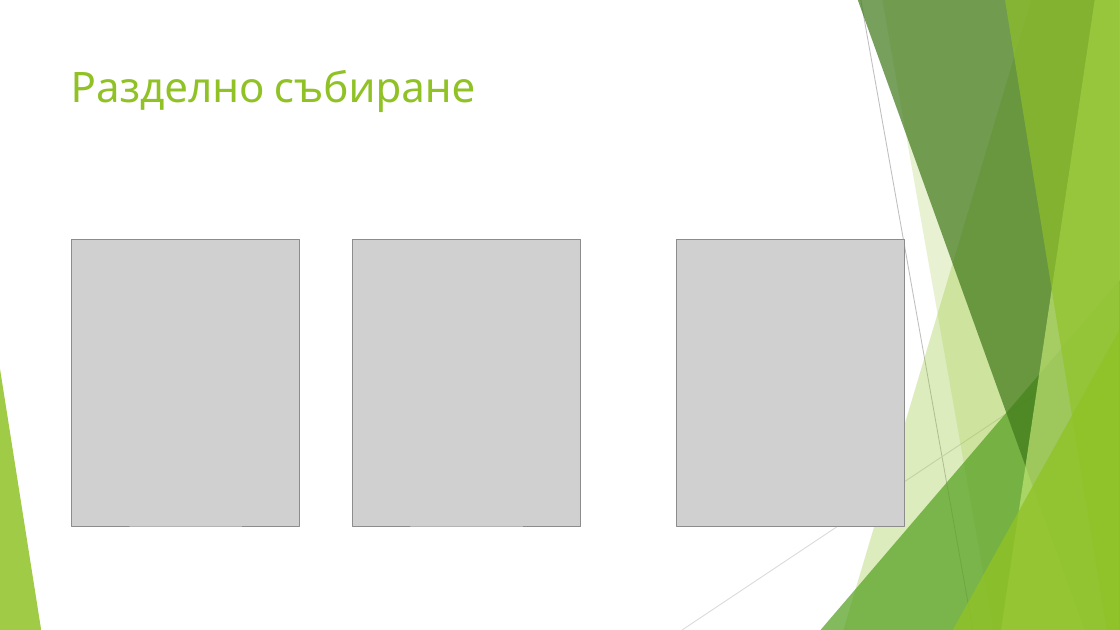
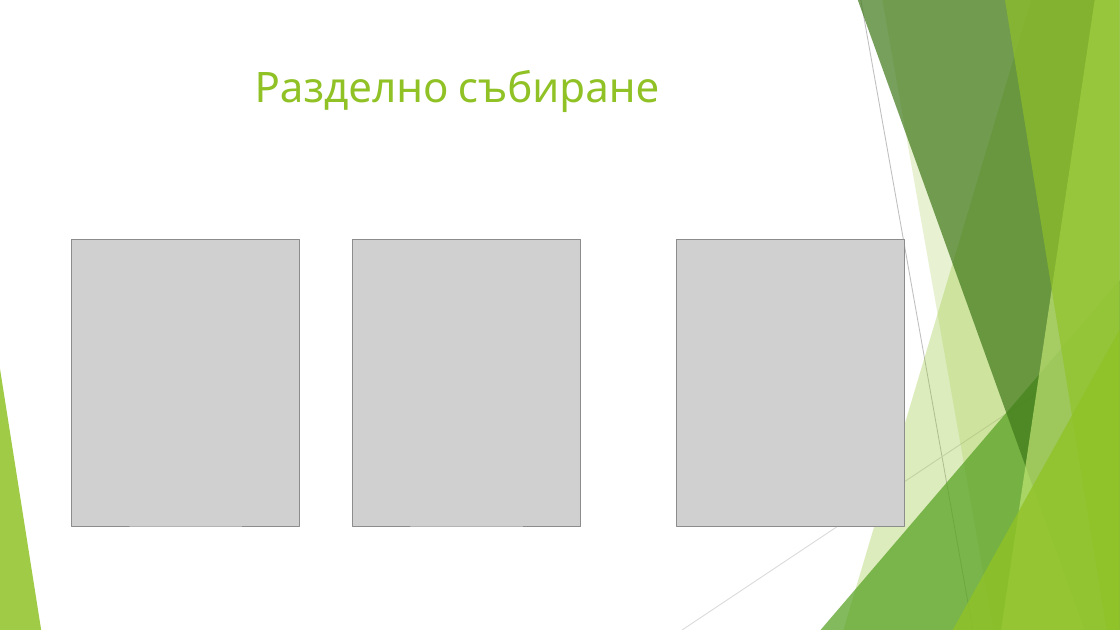
Before and after one commit to IvanFilipov/FMI-Codes-Hack-for-the-planet, a slide deck: slide 3 of Presentation.pptx (slide 6 before the commit). Drawn at 1120x630 pixels with LibreOffice and Linux fonts; fonts in the diff are those of the drawing; grey boxes stand for pictures. Boxes give left, top, right and bottom in pixels: in the first picture for what was removed or moved away, otherwise in the second. Text is boxed around its words. In the diff, an @@ line names an element or a change of style, - is before the commit and + after.

Commit message:
Presentation

```diff
--- a/Presentation.pptx
+++ b/Presentation.pptx
@@ title "Разделно събиране" at (x1=255, y1=70, x2=659, y2=112): alignment left to centre @@
```
Also in this commit, not shown: 1 other slide changed, 9 slides added, 3 slides removed.
